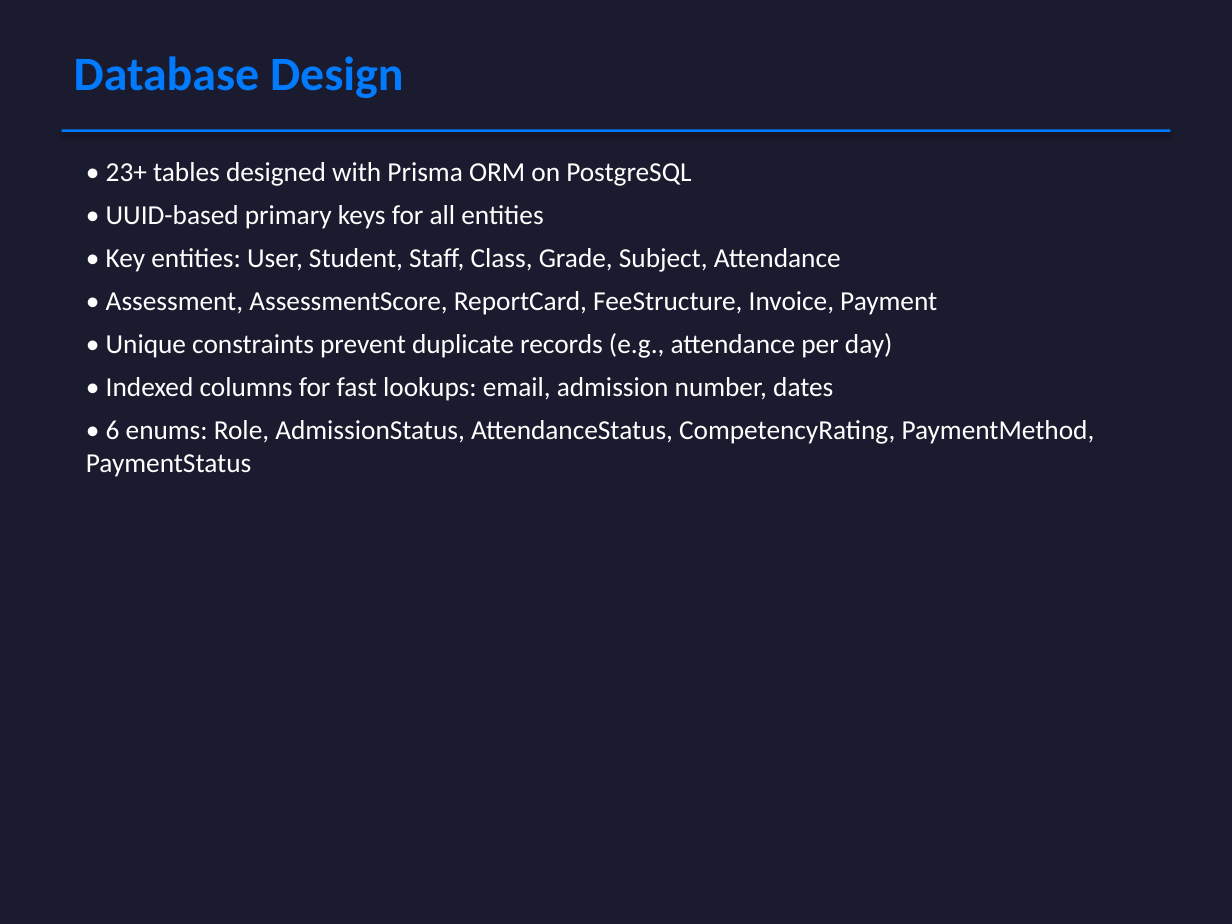
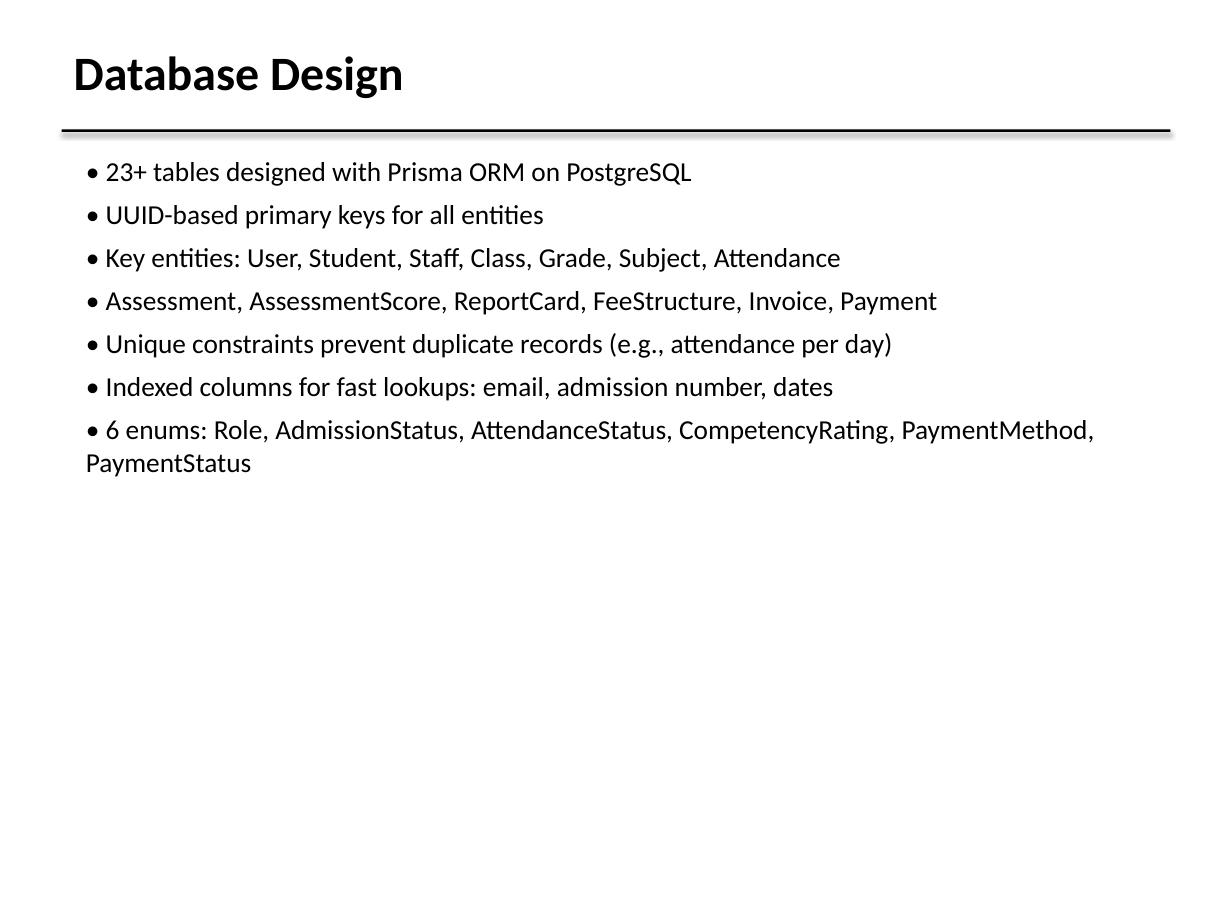
Before and after one commit to MuthamiM/KYAMATU-SMS, a slide deck: slide 6 of docs/8_Final_Presentation.pptx. Drawn at 1232x924 pixels with LibreOffice and Linux fonts; fonts in the diff are those of the drawing. Boxes give left, top, right and bottom in pixels: in the first picture for what was removed or moved away, otherwise in the second. Text is boxed around its words. In the diff, an @@ line names an element or a change of style, - is before the commit and + after.

```diff
--- a/docs/8_Final_Presentation.pptx
+++ b/docs/8_Final_Presentation.pptx
@@ background #1B1B2F to #FFFFFF @@
@@ text "Database Design" at (74, 56, 403, 98): text colour #007BFF to #000000 @@
@@ rectangle at (62, 129, 1170, 132): fill #007BFF to #000000 @@
@@ text "• 23+ tables designed with ..." at (86, 162, 1095, 477): text colour #FFFFFF to #000000 @@
```
Also in this commit, not shown: 14 other slides changed, 3 other files.
